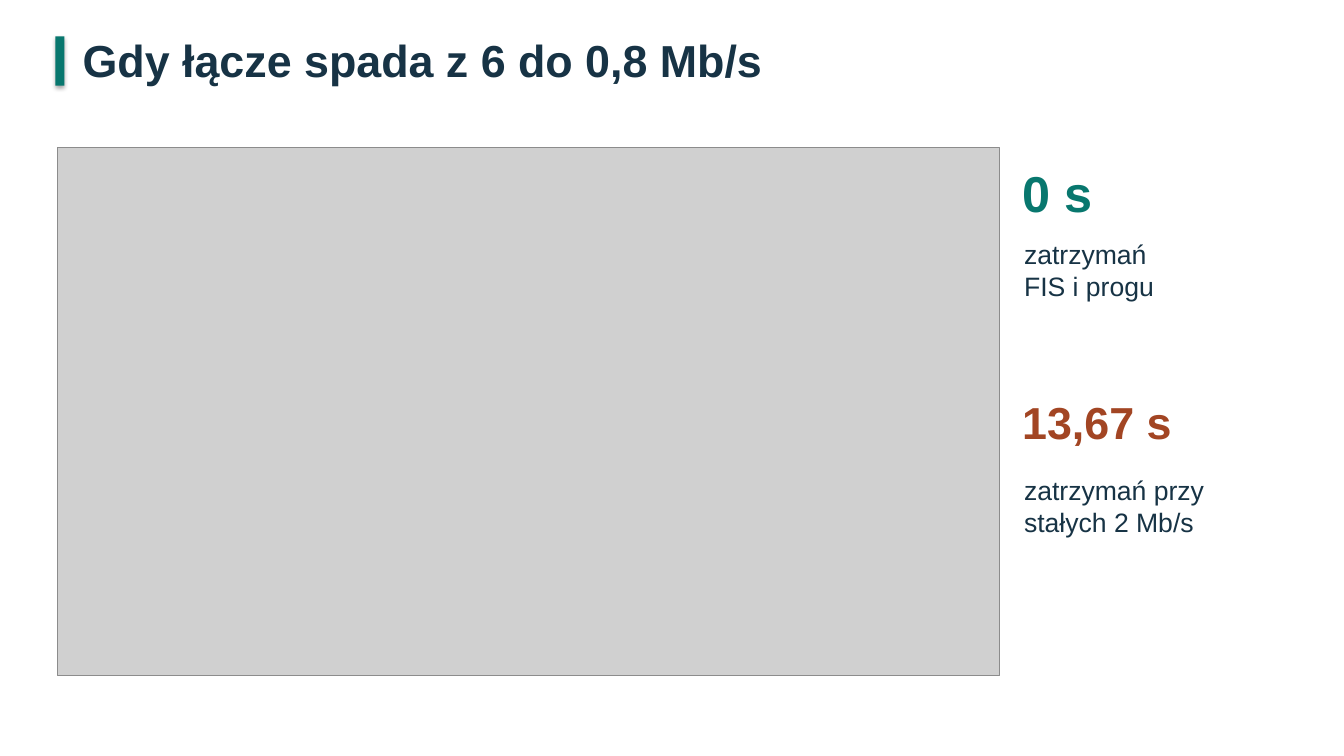
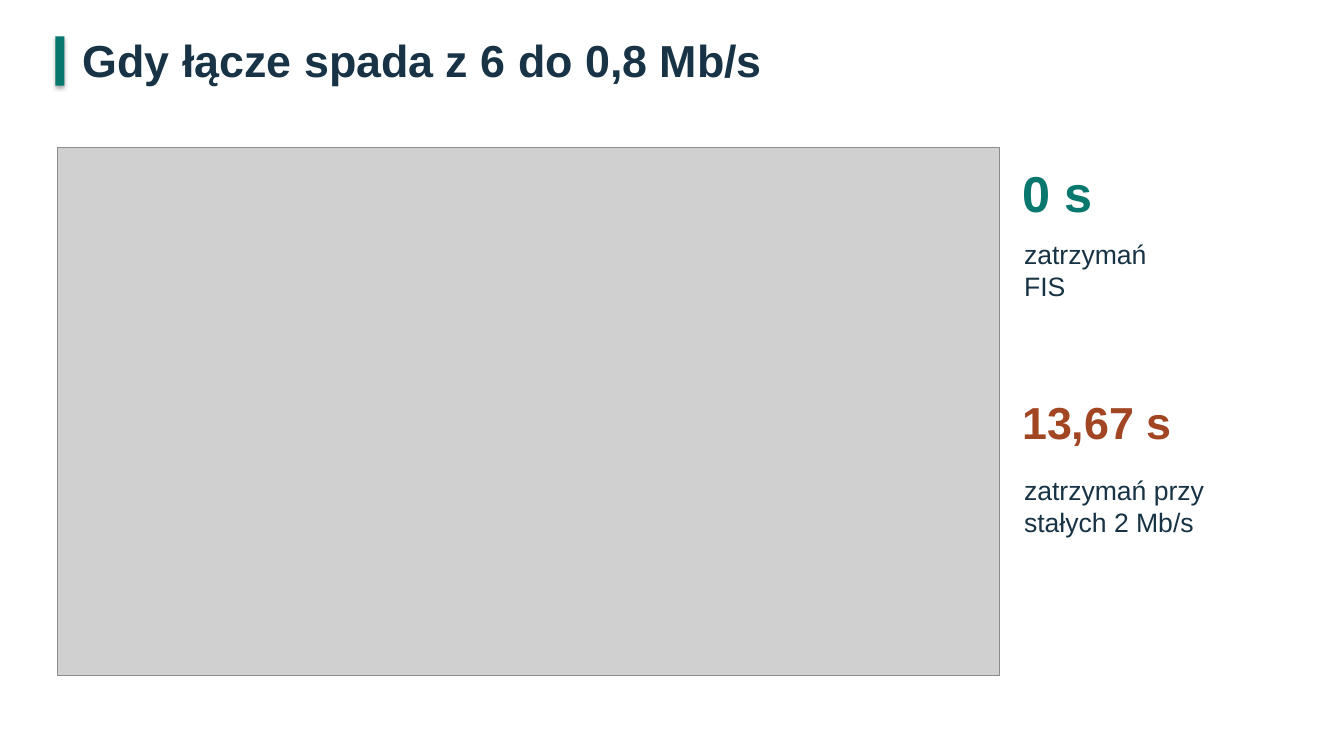
Before and after one commit to mateuszdoktor1/iwise-projekt, a slide deck: slide 9 of prezentacja.pptx. Drawn at 1344x756 pixels with LibreOffice and Linux fonts; fonts in the diff are those of the drawing; grey boxes stand for pictures. Boxes give left, top, right and bottom in pixels: in the first picture for what was removed or moved away, otherwise in the second. Text is boxed around its words. In the diff, an @@ line names an element or a change of style, - is before the commit and + after.

```diff
--- a/prezentacja.pptx
+++ b/prezentacja.pptx
@@ text at (1024, 277, 1065, 297): text changed @@
-FIS i progu
+FIS
```
Also in this commit, not shown: 1 other slide changed, 7 other files.
